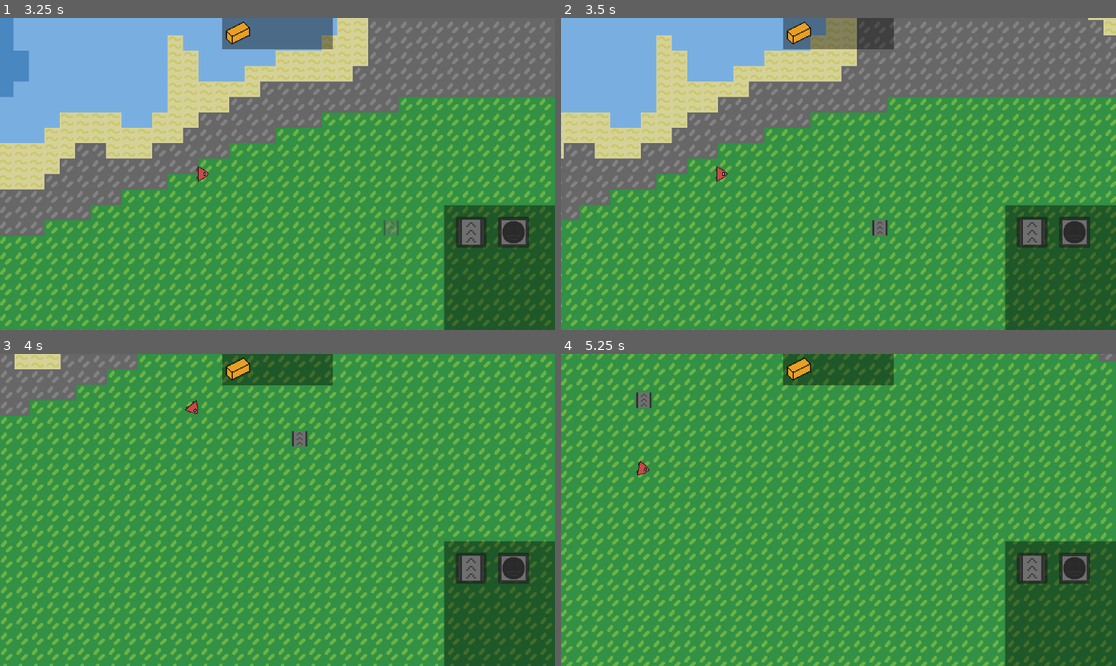
Above: before the commit, frames 1-4 (two rows, left to right).
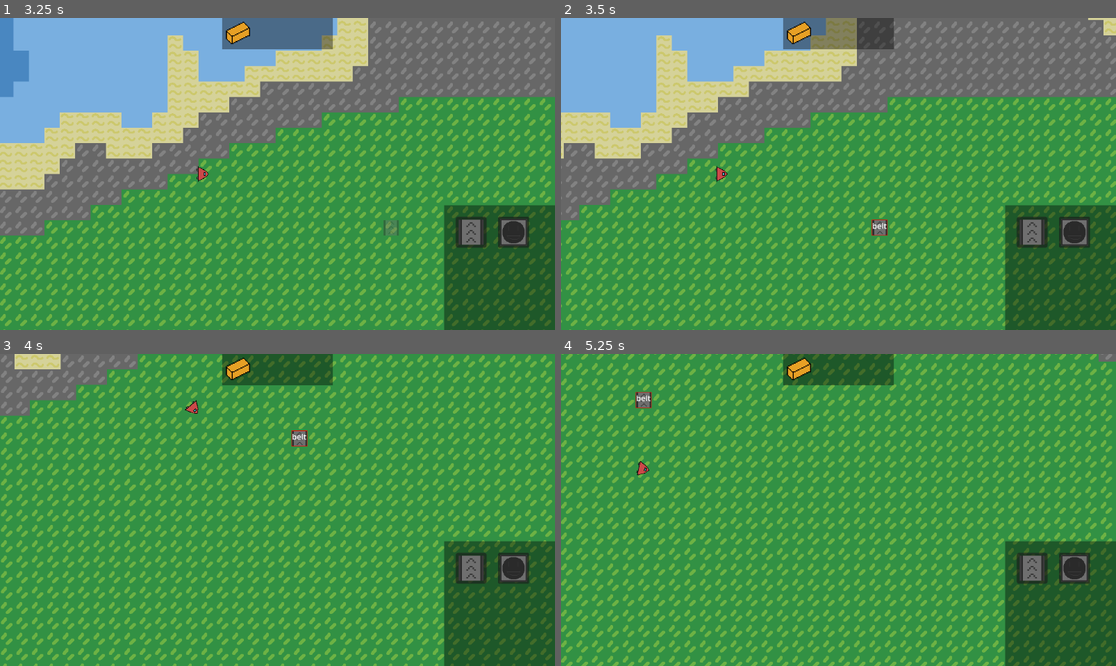
Above: after the commit, the same moments.

Repository: pp1522/Dusty-Mine
Game: Godot game, scene res://Scenes/menu.tscn
Two runs of this game, one before a commit and one after it. Both use one fixed random seed, a clock stepped at 60 frames per second and the inputs below.
Inputs (mouse positions are in pixels of both pictures, inside the frame that each line leads up to):
- Up to frame 1 (3.25 s): click "Host Server" at 0.5 s; click (471, 233) at 1.25 s; click (516, 233) at 2 s; tap Enter at 2.75 s; move the mouse to (399, 158) at 2.77 s; hold D (right) from 2.78 s (still down); click (399, 158) at 2.85 s; right-click (399, 158) at 3.05 s
- Up to frame 2 (3.5 s): keep holding D (right)
- Up to frame 3 (4 s): move the mouse to (166, 525) at 3.52 s; release D (right) at 3.53 s; hold S (down) from 3.53 s (still down); right-click (166, 525) at 3.6 s; click (166, 525) at 3.8 s
- Up to frame 4 (5.25 s): move the mouse to (894, 441) at 4.27 s; release S (down) at 4.28 s; hold D (right) 4.28-5.03 s; click (894, 441) at 4.35 s; right-click (894, 441) at 4.55 s; move the mouse to (810, 572) at 5.02 s; hold W (up) from 5.03 s (still down); right-click (810, 572) at 5.1 s

Frame 1 is identical in both runs. In frame 2, less than 0.1% of the frame differs, in the area x 55-59%, y 64-70%; in frame 3, less than 0.1%; in frame 4, less than 0.1%, in the area x 13-17%, y 12-18%.

Commit message:
Prepare for Belt!

Diff:
--- a/Scripts/Building/build.gd
+++ b/Scripts/Building/build.gd
@@ -1,3 +1,4 @@
+class_name Building
 extends Node2D
 
 
@@ -21,12 +22,16 @@
 @onready var build_global: Node2D = $Build
 
 @export var ores_data: Array[OreType] = []
+
+var debug: bool = false
 
 var select_building: String = ""
 var current_building: Sprite2D
 var old_pos: Vector2
 var building_object: PackedScene
 var current_rotation: float = 0.0
+
+var building_tile: Dictionary = {}
 
 func _ready() -> void:
 	if NetworkHandler.single:
@@ -105,6 +110,27 @@
 
 	return tiles
 
+func add_building_tile(building: Sprite2D):
+	var cover = get_cover(building)
+	for t in cover:
+		building_tile[t] = building.build_type
+
+		var dbg_rect = ReferenceRect.new()
+		dbg_rect.position = Vector2(t.x*TILE_SIZE.x, t.y*TILE_SIZE.y)
+		dbg_rect.size = TILE_SIZE
+		dbg_rect.editor_only = false
+		add_child(dbg_rect, true)
+
+		var dbg_label = Label.new()
+		dbg_label.position = Vector2(t.x*TILE_SIZE.x, t.y*TILE_SIZE.y)
+		dbg_label.text = building.build_type
+		add_child(dbg_label, true)
+
+func remove_building_tile(building: Sprite2D):
+	var cover = get_cover(building)
+	for t in cover:
+		building_tile.erase(t)
+
 func is_valid(newBuilding: Sprite2D):
 	var intersects = []
 
@@ -169,6 +195,7 @@
 func place_building(building: Sprite2D):
 	snap(building, building.global_position)
 	building.set_place()
+	add_building_tile(building)
 
 @rpc("any_peer", "reliable")
 func online_place(cur_building: String, build_pos: Vector2, build_rotation: float):
@@ -199,9 +226,11 @@
 				return
 			else:
 				if child.remove:
+					add_building_tile(child)
 					child.set_place()
 					child.remove = false
 				else:
+					remove_building_tile(child)
 					child.set_remove()
 
 func local_place_queue(building: Sprite2D, build_rotation: float):
@@ -219,9 +248,11 @@
 				return
 			else:
 				if child.remove:
+					add_building_tile(child)
 					child.set_place()
 					child.remove = false
 				else:
+					remove_building_tile(child)
 					child.set_remove()
 
 func set_current_building(build: String):
--- a/Scripts/main.gd
+++ b/Scripts/main.gd
@@ -1,7 +1,8 @@
 extends Node2D
 
 
-@onready var building: Node2D = $Building/Build
+@onready var building: Building = $Building
+@onready var builds: Node2D = $Building/Build
 
 func _ready() -> void:
 	if NetworkHandler.host:
@@ -12,7 +13,7 @@
 		NetworkHandler.start_single()
 
 func _process(_delta: float) -> void:
-	for child in building.get_children():
+	for child in builds.get_children():
 		if !(child.place and !child.remove): return
 		if child.build_type == "drill":
 			if child.properties.type != "drill": return
@@ -26,3 +27,20 @@
 					child.item.append(child.data["Ore"])
 
 				child.data["tick"] = 0
+
+func get_building_around(cur_pos: Vector2i):
+	var builds: Array[Sprite2D] = []
+
+	var dirs = [
+		Vector2i.UP,
+		Vector2i.DOWN,
+		Vector2i.LEFT,
+		Vector2i.RIGHT
+	]
+
+	for d in dirs:
+		var pos = cur_pos+d
+		if building.building_tile.has(pos):
+			builds.append(building.building_tile[pos])
+
+	return builds
